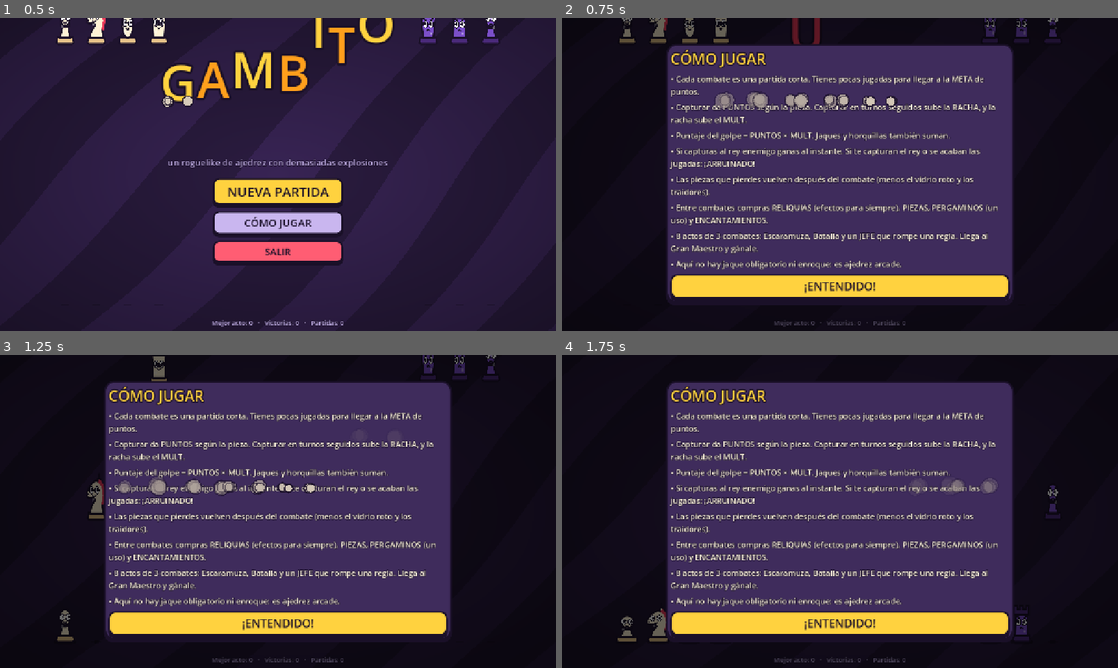
Above: before the commit, frames 1-4 (two rows, left to right).
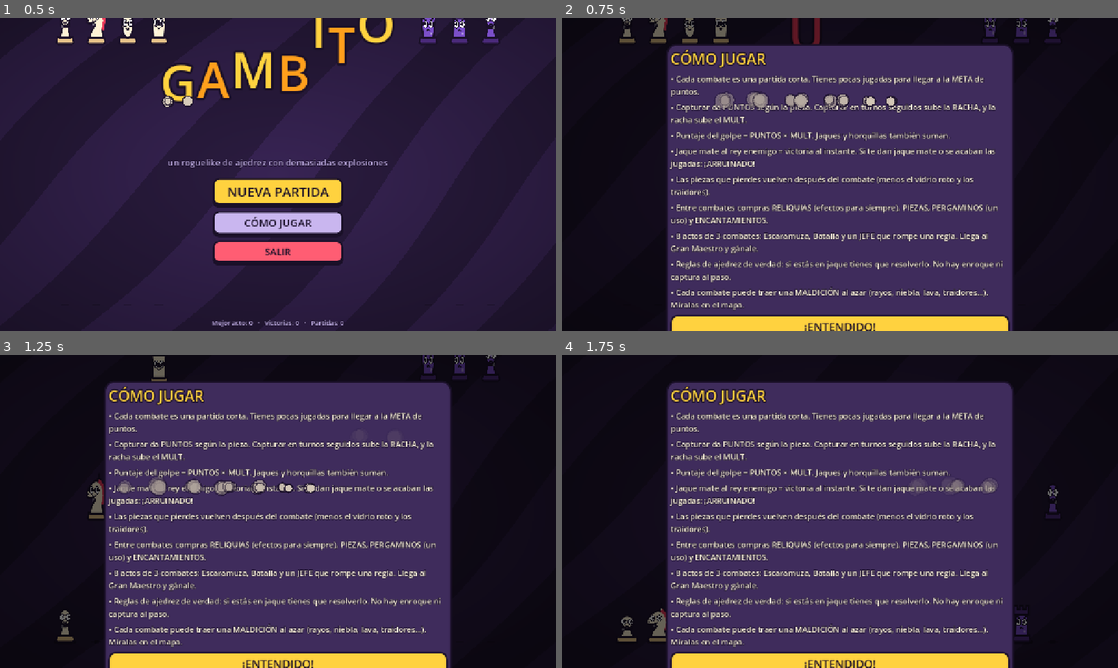
Above: after the commit, the same moments.

Repository: PolloFreddyS/gambito-arruinado
Game: Godot game, scene res://scenes/main.tscn
Same seed, same stepped clock (60 frames per second), same inputs: the game is played once before the commit and once after it.
Inputs:
- Up to frame 1 (0.5 s): no input
- Up to frame 2 (0.75 s): click "CÓMO JUGAR" at 0.5 s
- Up to frame 3 (1.25 s): no input
- Up to frame 4 (1.75 s): click "CÓMO JUGAR" at 1.25 s

Frame 1 is identical in both runs. In frame 2, 12% of the frame differs, in the area x 19-81%, y 41-100%; in frame 3, 12%; in frame 4, 12%.

Commit message:
Jaque real, maldiciones al azar y dificultad brutal
- Reglas de jaque para los dos bandos: solo jugadas legales, victoria y
  derrota por jaque mate, ahogado. El rey en jaque parpadea en rojo.
- Maldiciones al azar por combate (Batalla siempre, Escaramuza a veces,
  jefe con maldición extra desde el acto 3), visibles en el mapa.
- Nuevas maldiciones: Tormenta Eléctrica (rayos) y Terremoto (hoyos).
- El enemigo tiene más material, hay menos jugadas y metas más altas
  [200, 300, 700, 1300, 1800, 2700, 3700, 5200].
- Arregla dibujo de anillos/humo con ancho negativo en el último cuadro.

Co-Authored-By: Claude Opus 5.5 <noreply@anthropic.com>

Diff:
--- a/scripts/ai.gd
+++ b/scripts/ai.gd
@@ -24,12 +24,14 @@
 
 
 func choose(b: Board, side: int) -> Vector2i:
-	var moves := _ordered(b, side)
+	var moves: Array[Vector2i] = []
+	for m in _ordered(b, side):
+		if (b.cells[m.y] & 7) == Board.K and b.cells[m.y] > 0:
+			return m
+		if b.is_legal(m):
+			moves.append(m)
 	if moves.is_empty():
 		return Vector2i(-1, -1)
-	for m in moves:
-		if (b.cells[m.y] & 7) == Board.K and b.cells[m.y] > 0:
-			return m
 	nodes = 0
 	var scored: Array = []
 	var best := -INF
--- a/scripts/board.gd
+++ b/scripts/board.gd
@@ -3,7 +3,8 @@
 ## Tablero y reglas de movimiento.
 ## Celda: 0 vacía, -1 hoyo (lava), si no: tipo + lado * 8.
 ## Lado 0 = jugador (abajo), lado 1 = enemigo (arriba).
-## Variante arcade: no hay jaque obligatorio; capturar al rey gana.
+## Jaque real: no se puede dejar el rey propio en jaque (legal_moves).
+## Sin enroque ni captura al paso.
 
 const P := 1
 const N := 2
@@ -208,6 +209,9 @@
 		var v := cells[i]
 		if v <= 0 or (v >> 3) != side:
 			continue
+		# Una pieza congelada no amenaza (no puede moverse para capturar).
+		if not frozen.is_empty() and frozen.has(ids[i]):
+			continue
 		if (v & 7) == P:
 			var d := -1 if side == 0 else 1
 			var x := i % w
@@ -225,6 +229,36 @@
 			for m in tmp:
 				mask[m.y] = 1
 	return mask
+
+
+func in_check(side: int) -> bool:
+	var k := find_king(side)
+	return k != -1 and attack_mask(1 - side)[k] == 1
+
+
+## Una jugada es legal si no deja al rey propio en jaque.
+func is_legal(m: Vector2i) -> bool:
+	var side := cells[m.x] >> 3
+	var u := make(m)
+	var ok := not in_check(side)
+	unmake(u)
+	return ok
+
+
+func legal_moves(side: int) -> Array[Vector2i]:
+	var out: Array[Vector2i] = []
+	for m in gen_moves(side):
+		if is_legal(m):
+			out.append(m)
+	return out
+
+
+func legal_from(i: int) -> Array[Vector2i]:
+	var out: Array[Vector2i] = []
+	for m in moves_from(i):
+		if is_legal(m):
+			out.append(m)
+	return out
 
 
 ## Ejecuta un movimiento y devuelve los datos para deshacerlo.
--- a/scripts/combat.gd
+++ b/scripts/combat.gd
@@ -46,6 +46,9 @@
 var hover := -1
 var demo_running := false
 var reinforce_waves := 0
+var in_check_now := false
+var curse := ""
+var rules: Array[String] = []
 const MAX_WAVES := 2
 var bot: ChessAI
 
@@ -114,11 +117,23 @@
 	bview.position = Vector2(640.0 - bw / 2.0, 66.0)
 	root.add_child(bview)
 	boss = Run.current_boss()
+	curse = Run.current_curse()
+	rules = Run.current_rules()
 	for e in Run.player_layout(w):
 		board.put(e["x"], e["y"], e["t"], 0, e["id"])
 	for e in Run.enemy_layout(w, boss):
 		board.put(e["x"], e["y"], e["t"], 1, next_enemy_id)
 		next_enemy_id += 1
+	if _boss_has("terremoto"):
+		# Hoyos permanentes en las filas del medio.
+		var mid: Array[int] = []
+		for i in board.cells.size():
+			var y := i / w
+			if y >= 2 and y <= w - 3 and board.cells[i] == 0:
+				mid.append(i)
+		mid.shuffle()
+		for k in mini(mid.size(), w - 2):
+			board.cells[mid[k]] = Board.HOLE
 	for i in board.cells.size():
 		if board.cells[i] > 0:
 			_spawn_view(i)
@@ -190,6 +205,13 @@
 		hv2.add_child(UI.label(GameData.STAGE_NAMES[Run.stage].to_upper(), 26, UI.CREAM, 8))
 		head.add_child(hv2)
 	left.add_child(head)
+	if curse != "":
+		var cp := UI.panel(Color("#2e5a3a"), 12)
+		var cv2 := UI.vbox(0)
+		cv2.add_child(UI.label("MALDICIÓN: " + GameData.BOSSES[curse]["name"].to_upper(), 14, UI.GREEN, 5))
+		cv2.add_child(UI.wrap_label(GameData.BOSSES[curse]["desc"], 12, Color("#d8f5e4"), 240))
+		cp.add_child(cv2)
+		left.add_child(cp)
 
 	score_panel = UI.panel(UI.PURPLE)
 	var sv := UI.vbox(2)
@@ -301,7 +323,7 @@
 	right.add_child(sp)
 	_rebuild_scrolls()
 	var help := UI.panel(Color("#2b1e3f"))
-	help.add_child(UI.wrap_label("Clic en tu pieza y luego en su destino. Clic derecho cancela. Captura seguido para subir la racha. Captura al rey enemigo y ganas al instante.", 13, UI.LILAC, 240))
+	help.add_child(UI.wrap_label("Clic en tu pieza y luego en su destino. Clic derecho cancela. Captura seguido para subir la racha. Jaque mate al rey enemigo = victoria al instante. Si estás en jaque, tienes que resolverlo.", 13, UI.LILAC, 240))
 	right.add_child(help)
 
 	lbl_msg = UI.label("", 18, UI.CREAM, 8)
@@ -343,10 +365,16 @@
 		var y := i / board.w
 		var r := Rect2(x * cs, y * cs, cs, cs)
 		var col := LIGHT if (x + y) % 2 == 0 else DARKSQ
-		if boss == "hereje" and (x + y) % 2 == 1:
+		if _boss_has("hereje") and (x + y) % 2 == 1:
 			col = col.lerp(Color("#5b2a4a"), 0.35)
 		n.draw_rect(r, col)
-		if board.cells[i] == Board.HOLE:
+		if board.cells[i] == Board.HOLE and not lava.has(i):
+			# Grieta del terremoto: hoyo oscuro.
+			n.draw_rect(r.grow(-4), Color("#1a1028"))
+			n.draw_rect(r.grow(-4 - cs * 0.12), Color("#0d0814"))
+			n.draw_line(r.position + Vector2(cs * 0.2, cs * 0.15), r.position + Vector2(cs * 0.55, cs * 0.5), Color("#3f2c5c"), 3.0)
+			n.draw_line(r.position + Vector2(cs * 0.55, cs * 0.5), r.position + Vector2(cs * 0.8, cs * 0.85), Color("#3f2c5c"), 3.0)
+		elif board.cells[i] == Board.HOLE:
 			var pulse := 0.5 + 0.5 * sin(t * 6.0 + i)
 			n.draw_rect(r.grow(-3), Color("#ff4d1a").lerp(Color("#ffb21a"), pulse))
 			for k in 3:
@@ -360,6 +388,8 @@
 			n.draw_string(UI.font(), r.position + Vector2(cs * 0.36, cs * 0.66), "!", HORIZONTAL_ALIGNMENT_LEFT, -1, int(cs * 0.5), Color(UI.DARK, 0.8))
 		if i == sel:
 			n.draw_rect(r, Color(1, 0.82, 0.25, 0.85))
+		if in_check_now and board.cells[i] == Board.K:
+			n.draw_rect(r, Color(0.92, 0.23, 0.35, 0.45 + 0.3 * absf(sin(t * 8.0))))
 		if niebla and fog.size() == board.cells.size() and fog[i] == 0:
 			n.draw_rect(r, Color("#4a4060"))
 			for k in 3:
@@ -431,13 +461,17 @@
 			_msg("Esa pieza está congelada.")
 			return
 		sel = i
-		legal = board.moves_from(i)
+		legal = board.legal_from(i)
 		var pv := _view(i)
 		if pv:
 			pv.jump()
 		Sfx.play("pop", 1.25, -3.0)
 		if legal.is_empty():
-			_msg("Esa pieza no tiene a dónde ir.")
+			if board.in_check(0):
+				_msg("¡Estás en jaque! Esa pieza no lo resuelve.")
+				_shake_king()
+			else:
+				_msg("Esa pieza no tiene a dónde ir.")
 	else:
 		sel = -1
 		legal.clear()
@@ -491,6 +525,7 @@
 
 func _player_move(m: Vector2i) -> void:
 	busy = true
+	in_check_now = false
 	sel = -1
 	legal.clear()
 	turn_no += 1
@@ -520,6 +555,8 @@
 		await _promote(m.y)
 	await _after_player_checks(m.y)
 	_update_ui()
+	if await _check_enemy_mate():
+		return
 	if await _check_end():
 		return
 	await _boss_after_player()
@@ -546,11 +583,16 @@
 	_update_fog()
 	_update_moods()
 	_update_ui()
-	if board.gen_moves(0).is_empty():
-		await _lose("Te quedaste sin jugadas posibles.")
+	if board.legal_moves(0).is_empty():
+		if board.in_check(0):
+			await _lose("¡Jaque mate! Te ganaron la partida.")
+		else:
+			await _lose("Ahogado: no te queda ninguna jugada legal.")
 		return
 	busy = false
-	if moves_left == 1:
+	if board.in_check(0):
+		_warn_check()
+	elif moves_left == 1:
 		_msg("¡Última jugada!")
 	elif moves_left <= 3:
 		_msg("¡Quedan %d jugadas!" % moves_left)
@@ -729,12 +771,8 @@
 		return
 	var targets := board.moves_from(sq, true)
 	var ek := board.find_king(1)
-	var gives_check := false
-	var forks := 0
-	for m in targets:
-		if m.y == ek:
-			gives_check = true
-		forks += 1
+	var gives_check := board.in_check(1)
+	var forks := targets.size()
 	if gives_check:
 		var kv := _view(ek)
 		if kv:
@@ -746,6 +784,36 @@
 			await _king_flee()
 	if forks >= 2:
 		await _score_small(sq, Run.chips(Board.P) * forks, "¡HORQUILLA x%d!" % forks, UI.GREEN)
+
+
+## Jaque mate al enemigo: golpe enorme y victoria.
+func _check_enemy_mate() -> bool:
+	if ended:
+		return true
+	if not board.legal_moves(1).is_empty() or not board.in_check(1):
+		return false
+	var ek := board.find_king(1)
+	streak += 1
+	await _score_hit(ek, Run.chips(Board.K) * 2, 1.0 + streak, 1.0, "¡JAQUE MATE!")
+	await _win(true)
+	return true
+
+
+func _warn_check() -> void:
+	in_check_now = true
+	var k := board.find_king(0)
+	Sfx.play("alarm", 1.1)
+	fx.burst(_root_pos(k) + Vector2(0, -cs * 0.8), "¡JAQUE!", UI.PINK, 40, true, UI.DARK, 0.6)
+	fx.shake(0.3)
+	_msg("¡Estás en JAQUE! Mueve el rey, tápalo o captura al atacante.")
+	_shake_king()
+
+
+func _shake_king() -> void:
+	var pv := _view(board.find_king(0))
+	if pv:
+		pv.mood = "scared"
+		pv.jump()
 
 
 func _check_end() -> bool:
@@ -815,7 +883,11 @@
 		m = th.wait_to_finish()
 	thinking.visible = false
 	if m.x < 0:
-		_msg("El enemigo no tiene jugadas.")
+		if board.in_check(1):
+			await _check_enemy_mate()
+		else:
+			fx.burst(Vector2(640, 300), "¡AHOGADO!", UI.LILAC, 44, true, UI.DARK, 0.5)
+			_msg("El enemigo no tiene jugadas legales: pierde el turno.")
 		return
 	var mover_id := board.ids[m.x]
 	var cap_v := board.cells[m.y]
@@ -978,9 +1050,9 @@
 # ================================================================== jefes
 
 func _boss_has(rule: String) -> bool:
-	if boss == rule:
+	if rules.has(rule):
 		return true
-	return boss == "gran_maestro" and (rule == "duplicador" or rule == "torre_eterna")
+	return rules.has("gran_maestro") and (rule == "duplicador" or rule == "torre_eterna")
 
 
 func _boss_after_player() -> void:
@@ -1045,6 +1117,10 @@
 func _boss_after_enemy() -> void:
 	if flee_cd > 0:
 		flee_cd -= 1
+	if _boss_has("tormenta") and enemy_turns % 3 == 2:
+		await _lightning()
+		if ended:
+			return
 	if _boss_has("tablero_vivo"):
 		for k in lava.keys():
 			lava[k] = int(lava[k]) - 1
@@ -1064,6 +1140,65 @@
 			else:
 				keep.append(t - 1)
 		rook_timers = keep
+
+
+## Tormenta: 2 rayos sobre piezas al azar de cualquier bando (menos los reyes).
+## No dan puntos; tus piezas vuelven después del combate.
+func _lightning() -> void:
+	var targets: Array[int] = []
+	for i in board.cells.size():
+		var v := board.cells[i]
+		if v > 0 and (v & 7) != Board.K:
+			targets.append(i)
+	targets.shuffle()
+	Sfx.play("alarm", 1.6, -4.0)
+	_msg("¡Se viene la tormenta!")
+	await _wait(0.35)
+	for k in mini(2, targets.size()):
+		var i := targets[k]
+		var p := _root_pos(i)
+		var bolt := Bolt.new()
+		bolt.to = p
+		bolt.from = Vector2(p.x + randf_range(-120, 120), -20)
+		fx.add_child(bolt)
+		Sfx.play("bigboom", 1.4)
+		main.flash(Color(1, 1, 0.8, 0.6), 0.15)
+		fx.shake(0.6)
+		fx.explode(p, 1.0, [Color.WHITE, UI.GOLD, UI.BLUE])
+		fx.burst(p + Vector2(0, -cs * 0.7), "¡ZAP!", UI.GOLD, 40, true, UI.BLUE, 0.4)
+		if (board.cells[i] >> 3) == 0 and streak > 0 and not Run.has_relic("racha_infinita"):
+			streak = 0
+		_destroy(i)
+		await fx.hitstop(0.08)
+		await _wait(0.3)
+	_update_ui()
+
+
+class Bolt extends Node2D:
+	var from := Vector2.ZERO
+	var to := Vector2.ZERO
+	var pts := PackedVector2Array()
+	var t := 0.0
+
+	func _ready() -> void:
+		var n := 9
+		for k in n + 1:
+			var p := from.lerp(to, float(k) / n)
+			if k > 0 and k < n:
+				p.x += randf_range(-28, 28)
+			pts.append(p)
+
+	func _process(d: float) -> void:
+		t += d
+		if t > 0.35:
+			queue_free()
+		queue_redraw()
+
+	func _draw() -> void:
+		var a := 1.0 - t / 0.35
+		draw_polyline(pts, Color(UI.DARK, a), 16.0, true)
+		draw_polyline(pts, Color(UI.GOLD, a), 10.0, true)
+		draw_polyline(pts, Color(1, 1, 1, a), 4.0, true)
 
 
 func _pick_lava() -> void:
@@ -1382,6 +1517,10 @@
 	else:
 		fx.burst(Vector2(640, 300), "¡A PELEAR!", UI.GOLD, 54, true, UI.RED, 0.5)
 		await _wait(0.6)
+	if curse != "":
+		Sfx.play("alarm", 0.8)
+		fx.burst(Vector2(640, 380), "MALDICIÓN: " + GameData.BOSSES[curse]["name"].to_upper(), UI.GREEN, 34, true, UI.DARK, 1.0)
+		await _wait(0.9)
 	_update_fog()
 	_update_moods()
 	busy = false
--- a/scripts/data.gd
+++ b/scripts/data.gd
@@ -48,6 +48,8 @@
 	"cobrador": {"name": "El Cobrador", "desc": "Cada jugada sin captura te cuesta 1 de oro."},
 	"rey_cobarde": {"name": "El Rey Cobarde", "desc": "Cuando le das jaque, su rey se teletransporta lejos (cada 3 turnos)."},
 	"hereje": {"name": "El Obispo Hereje", "desc": "Las capturas en casillas oscuras valen la mitad de puntos."},
+	"tormenta": {"name": "Tormenta Eléctrica", "desc": "Cada 3 turnos caen 2 rayos sobre piezas al azar de los dos bandos (menos los reyes)."},
+	"terremoto": {"name": "Terremoto", "desc": "El tablero empieza agrietado: hay hoyos por donde nadie puede pasar."},
 	"gran_maestro": {"name": "El Gran Maestro", "desc": "Jefe final. No se equivoca, mueve doble cada 3 turnos y sus torres reviven."},
 }
 
--- a/scripts/fx.gd
+++ b/scripts/fx.gd
@@ -209,8 +209,8 @@
 		queue_redraw()
 
 	func _draw() -> void:
-		var k := t / DUR
-		var r := (40.0 + 120.0 * power) * ease(k, 0.25)
+		var k := clampf(t / DUR, 0.0, 0.99)
+		var r := maxf(1.0, (40.0 + 120.0 * power) * ease(k, 0.25))
 		var a := 1.0 - k
 		draw_circle(Vector2.ZERO, r, Color(outer, a * 0.9))
 		draw_circle(Vector2.ZERO, r * 0.62, Color(Color("#fff6e0"), a))
@@ -237,7 +237,7 @@
 		queue_redraw()
 
 	func _draw() -> void:
-		var k := t / life
+		var k := clampf(t / life, 0.0, 0.99)
 		var r := r0 * (1.0 + k * 1.2)
 		draw_circle(Vector2.ZERO, r + 3.0, Color(UI.DARK, col.a * (1.0 - k)))
 		draw_circle(Vector2.ZERO, r, Color(col, col.a * (1.0 - k)))
@@ -255,5 +255,5 @@
 		queue_redraw()
 
 	func _draw() -> void:
-		var k := t / 0.5
+		var k := clampf(t / 0.5, 0.0, 0.99)
 		draw_arc(Vector2.ZERO, max_r * ease(k, 0.3), 0.0, TAU, 48, Color(col, 1.0 - k), 8.0 * (1.0 - k) + 1.0, true)
--- a/scripts/main.gd
+++ b/scripts/main.gd
@@ -74,6 +74,7 @@
 		Run.new_run(int(_arg("--corona=", "0")))
 		Run.act = int(_arg("--act=", "1"))
 		Run.stage = int(_arg("--stage=", "0"))
+		Run.roll_curses()
 		Run.test_easy = "--easy" in args
 		show_map()
 		return
@@ -90,6 +91,9 @@
 					Run.relics.append(r)
 			if a.begins_with("--boss="):
 				Run.bosses[Run.act - 1] = a.substr(7)
+			if a.begins_with("--curse="):
+				Run.curses = ["", "", ""]
+				Run.curses[Run.stage] = a.substr(8)
 			if a.begins_with("--scrolls="):
 				for s in a.substr(10).split(","):
 					Run.scrolls.append(s)
--- a/scripts/run.gd
+++ b/scripts/run.gd
@@ -2,7 +2,7 @@
 ## Estado de la partida actual (autoload "Run") y progreso guardado.
 
 const SAVE_PATH := "user://meta.cfg"
-const TARGETS: Array[int] = [200, 280, 650, 950, 1150, 1700, 2300, 3100]
+const TARGETS: Array[int] = [200, 300, 700, 1300, 1800, 2700, 3700, 5200]
 const STAGE_MULT: Array[float] = [1.0, 1.35, 1.7]
 const MAX_RELICS := 5
 const MAX_SCROLLS := 2
@@ -18,6 +18,9 @@
 var relics: Array[String] = []
 var scrolls: Array[String] = []
 var bosses: Array[String] = []
+## Maldición al azar de cada combate del acto actual ("" = ninguna).
+var curses: Array[String] = ["", "", ""]
+const CURSE_POOL: Array[String] = ["niebla", "torre_eterna", "plaga", "tablero_vivo", "duplicador", "cobrador", "hereje", "tormenta", "terremoto", "rey_cobarde"]
 var stats := {"captures": 0, "best_hit": 0, "combats": 0, "score": 0}
 var demo := false
 ## Velocidad del juego (el piloto automático de pruebas la sube).
@@ -42,12 +45,13 @@
 	scrolls.clear()
 	stats = {"captures": 0, "best_hit": 0, "combats": 0, "score": 0}
 	_starting_army()
-	var pool: Array[String] = ["niebla", "torre_eterna", "plaga", "tablero_vivo", "duplicador", "cobrador", "rey_cobarde", "hereje"]
+	var pool: Array[String] = CURSE_POOL.duplicate()
 	pool.shuffle()
 	bosses.clear()
 	for i in 7:
 		bosses.append(pool[i])
 	bosses.append("gran_maestro")
+	roll_curses()
 	meta["runs"] = int(meta["runs"]) + 1
 	save_meta()
 
@@ -105,14 +109,15 @@
 func moves_allowed() -> int:
 	if test_easy:
 		return 60
-	var m := 10 + (board_size() - 6) * 2
+	# Menos jugadas: cada movimiento cuenta.
+	var m := 9 + (board_size() - 6) * 2 - (1 if act >= 6 else 0)
 	if has_relic("reloj_arena"):
 		m += 2
 	if has_relic("contrato_maldito"):
 		m -= 3
 	if corona >= 2:
 		m -= 1
-	return maxi(4, m)
+	return maxi(5, m)
 
 
 func current_boss() -> String:
@@ -230,11 +235,12 @@
 
 
 func enemy_layout(w: int, boss_id: String) -> Array:
-	var budget := 3 + act * 3 + stage * 2 + corona
+	# El enemigo siempre tiene más material que tú, y la ventaja crece por acto.
+	var budget := 5 + act * 4 + stage * 3 + corona * 2
 	var npawns := mini(w, 2 + act / 2 + stage)
 	budget -= npawns
 	var types := []
-	if boss_id == "torre_eterna" or boss_id == "gran_maestro":
+	if boss_id == "torre_eterna" or boss_id == "gran_maestro" or current_curse() == "torre_eterna":
 		types.append(Board.R)
 		types.append(Board.R)
 		budget -= 8
@@ -320,11 +326,43 @@
 	stats["combats"] = int(stats["combats"]) + 1
 
 
+## Sortea las maldiciones del acto: la Batalla siempre trae una, la
+## Escaramuza a veces desde el acto 3 y el jefe una extra desde el acto 4.
+func roll_curses() -> void:
+	var boss_id: String = bosses[act - 1] if bosses.size() >= act else ""
+	var pool: Array[String] = []
+	for c in CURSE_POOL:
+		if c != boss_id:
+			pool.append(c)
+	pool.shuffle()
+	curses = ["", "", ""]
+	if act >= 3 and rng.randf() < 0.5 + 0.05 * act:
+		curses[0] = pool[0]
+	curses[1] = pool[1]
+	if act >= 3 or corona >= 2:
+		curses[2] = pool[2]
+
+
+func current_curse() -> String:
+	return curses[stage] if stage < curses.size() else ""
+
+
+## Reglas activas del combate actual: jefe (si es jefe) + maldición.
+func current_rules() -> Array[String]:
+	var r: Array[String] = []
+	if stage == 2:
+		r.append(bosses[act - 1])
+	if current_curse() != "":
+		r.append(current_curse())
+	return r
+
+
 func advance() -> void:
 	stage += 1
 	if stage > 2:
 		stage = 0
 		act += 1
+		roll_curses()
 	meta["best_act"] = maxi(int(meta["best_act"]), act)
 	save_meta()
 
@@ -388,6 +426,7 @@
 	cf.set_value("run", "relics", Array(relics))
 	cf.set_value("run", "scrolls", Array(scrolls))
 	cf.set_value("run", "bosses", Array(bosses))
+	cf.set_value("run", "curses", Array(curses))
 	cf.set_value("run", "stats", stats)
 	cf.save(RUN_PATH)
 
@@ -415,6 +454,9 @@
 	relics.assign(cf.get_value("run", "relics", []))
 	scrolls.assign(cf.get_value("run", "scrolls", []))
 	bosses.assign(cf.get_value("run", "bosses", []))
+	curses.assign(cf.get_value("run", "curses", ["", "", ""]))
+	if curses.size() != 3:
+		curses.assign(["", "", ""])
 	stats = cf.get_value("run", "stats", stats)
 	if army.is_empty() or bosses.size() < 8:
 		clear_run()
--- a/scripts/screens/map.gd
+++ b/scripts/screens/map.gd
@@ -38,7 +38,11 @@
 		if is_boss:
 			var bid: String = Run.bosses[Run.act - 1]
 			v.add_child(UI.label(GameData.BOSSES[bid]["name"], 22, Color("#ffc2d1"), 8))
-			v.add_child(UI.wrap_label(GameData.BOSSES[bid]["desc"], 16, Color("#ffd6dd"), 300))
+			v.add_child(UI.wrap_label(GameData.BOSSES[bid]["desc"], 14, Color("#ffd6dd"), 300))
+		var cid: String = Run.curses[s]
+		if cid != "":
+			v.add_child(UI.label("+ MALDICIÓN: " + GameData.BOSSES[cid]["name"], 16, UI.GREEN, 6))
+			v.add_child(UI.wrap_label(GameData.BOSSES[cid]["desc"], 13, Color("#d8f5e4"), 300))
 		if s < saved_stage:
 			v.add_child(UI.label("✔ GANADO", 26, UI.GREEN, 8))
 		elif s == saved_stage:
--- a/scripts/screens/title.gd
+++ b/scripts/screens/title.gd
@@ -161,11 +161,12 @@
 		"Cada combate es una partida corta. Tienes pocas jugadas para llegar a la META de puntos.",
 		"Capturar da PUNTOS según la pieza. Capturar en turnos seguidos sube la RACHA, y la racha sube el MULT.",
 		"Puntaje del golpe = PUNTOS × MULT. Jaques y horquillas también suman.",
-		"Si capturas al rey enemigo ganas al instante. Si te capturan el rey o se acaban las jugadas: ¡ARRUINADO!",
+		"Jaque mate al rey enemigo = victoria al instante. Si te dan jaque mate o se acaban las jugadas: ¡ARRUINADO!",
 		"Las piezas que pierdes vuelven después del combate (menos el vidrio roto y los traidores).",
 		"Entre combates compras RELIQUIAS (efectos para siempre), PIEZAS, PERGAMINOS (un uso) y ENCANTAMIENTOS.",
 		"8 actos de 3 combates: Escaramuza, Batalla y un JEFE que rompe una regla. Llega al Gran Maestro y gánale.",
-		"Aquí no hay jaque obligatorio ni enroque: es ajedrez arcade.",
+		"Reglas de ajedrez de verdad: si estás en jaque tienes que resolverlo. No hay enroque ni captura al paso.",
+		"Cada combate puede traer una MALDICIÓN al azar (rayos, niebla, lava, traidores...). Míralas en el mapa.",
 	]
 	for l in lines:
 		v.add_child(UI.wrap_label("• " + l, 18, UI.CREAM, 760))
--- a/tests/sim.gd
+++ b/tests/sim.gd
@@ -51,6 +51,42 @@
 	ok = _check(hb.moves_from(0).size() == 1 + 5, "hoyo bloquea la torre (%d)" % hb.moves_from(0).size()) and ok
 	var m := hb.attack_mask(0)
 	ok = _check(m[1] == 1 and m[2] == 0, "máscara de ataque respeta hoyos") and ok
+	# Jaque: torre enemiga en la columna del rey; solo valen jugadas que lo resuelvan.
+	var cb := Board.new()
+	cb.setup(6, 6)
+	cb.put(3, 5, Board.K, 0, 1)
+	cb.put(0, 4, Board.P, 0, 2)
+	cb.put(1, 5, Board.N, 0, 3)
+	cb.put(3, 0, Board.R, 1, 100)
+	cb.put(5, 0, Board.K, 1, 101)
+	ok = _check(cb.in_check(0), "el rey está en jaque") and ok
+	var lm := cb.legal_moves(0)
+	var only_fix := true
+	for mv in lm:
+		var u2 := cb.make(mv)
+		if cb.in_check(0):
+			only_fix = false
+		cb.unmake(u2)
+	ok = _check(only_fix and lm.size() > 0, "en jaque solo hay jugadas que lo resuelven (%d)" % lm.size()) and ok
+	var pawn_moves := cb.legal_from(24)
+	ok = _check(pawn_moves.is_empty(), "el peón no puede ignorar el jaque") and ok
+	var knight_block := false
+	for mv in cb.legal_from(31):
+		if mv.y == 3 * 6 + 3 or mv.y == 2 * 6 + 3 or mv.y == 4 * 6 + 3:
+			knight_block = true
+	ok = _check(knight_block, "el caballo puede tapar el jaque") and ok
+	# Mate del pasillo: rey en esquina, dos torres.
+	var mb := Board.new()
+	mb.setup(6, 6)
+	mb.put(0, 5, Board.K, 0, 1)
+	mb.put(5, 5, Board.R, 1, 100)
+	mb.put(5, 4, Board.R, 1, 101)
+	mb.put(5, 0, Board.K, 1, 102)
+	ok = _check(mb.in_check(0) and mb.legal_moves(0).is_empty(), "jaque mate detectado") and ok
+	var ai := ChessAI.new()
+	ai.depth = 2
+	ai.blunder = 0.0
+	ok = _check(ai.choose(mb, 0) == Vector2i(-1, -1), "la IA no encuentra jugadas legales en mate") and ok
 	return ok
 
 
